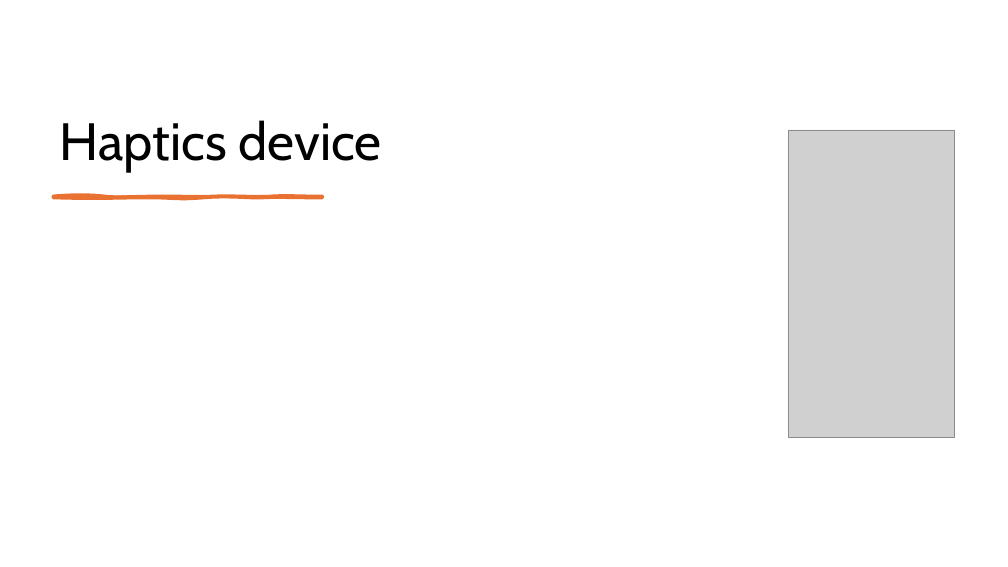
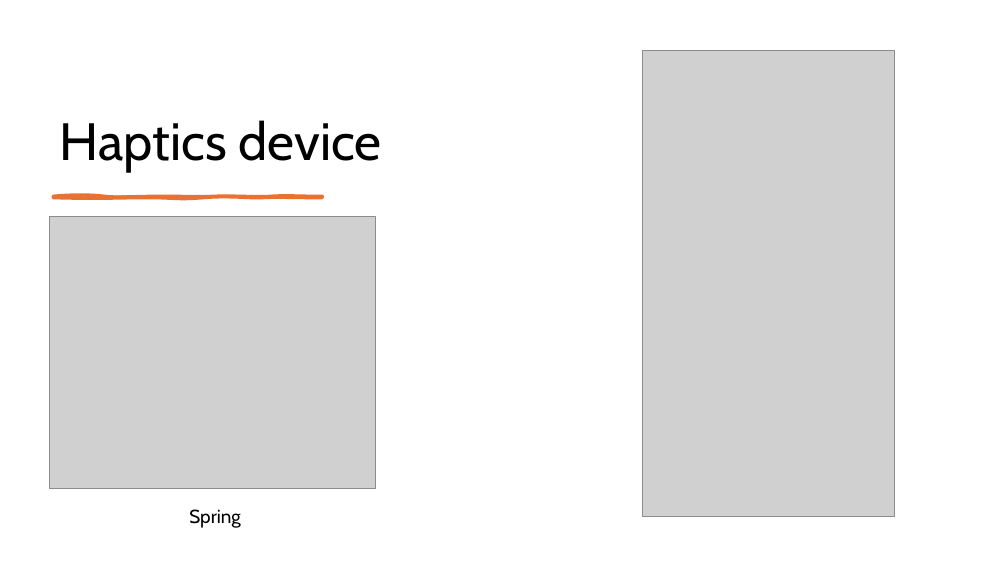
Before and after one commit to dthung99/Advanced_Medical_Robotics_MSc_course, a slide deck: slide 18 of Advanced_Robotics_Report_Presentation.pptx (slide 15 before the commit). Drawn at 1008x567 pixels with LibreOffice and Linux fonts; fonts in the diff are those of the drawing; grey boxes stand for pictures. Boxes give left, top, right and bottom in pixels: in the first picture for what was removed or moved away, otherwise in the second. Text is boxed around its words. In the diff, an @@ line names an element or a change of style, - is before the commit and + after.

```diff
--- a/Advanced_Robotics_Report_Presentation.pptx
+++ b/Advanced_Robotics_Report_Presentation.pptx
@@ picture: place and size @@
-picture at (789,130,955,437)
+picture at (643,51,895,516)
@@ picture added at (50,217,376,488) @@
@@ text added at (189,509,240,528), 18 pt, text #000000 @@
+Spring
```
Also in this commit, not shown: 9 other slides changed, 5 slides added, 7 other files.
